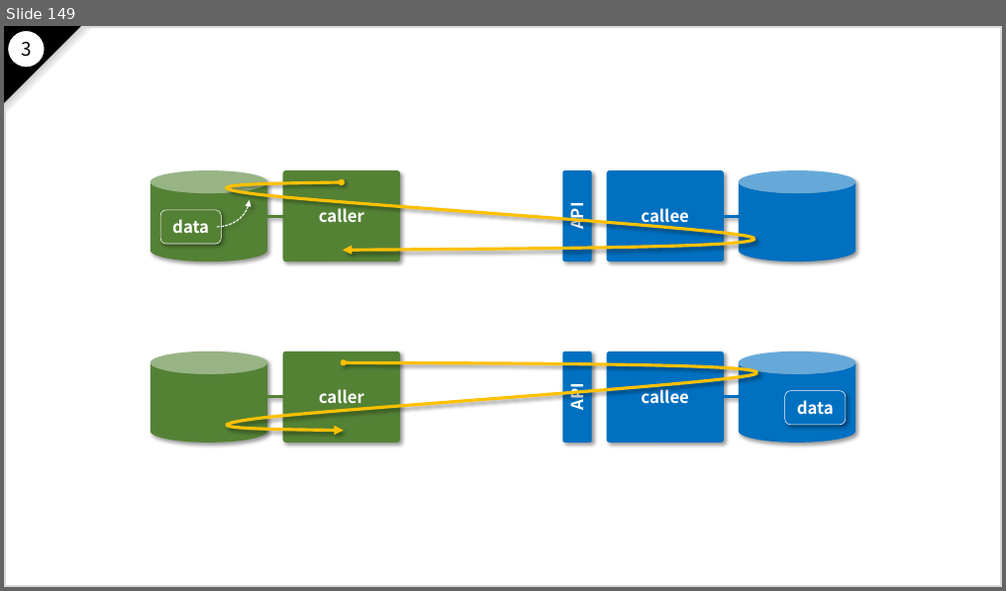
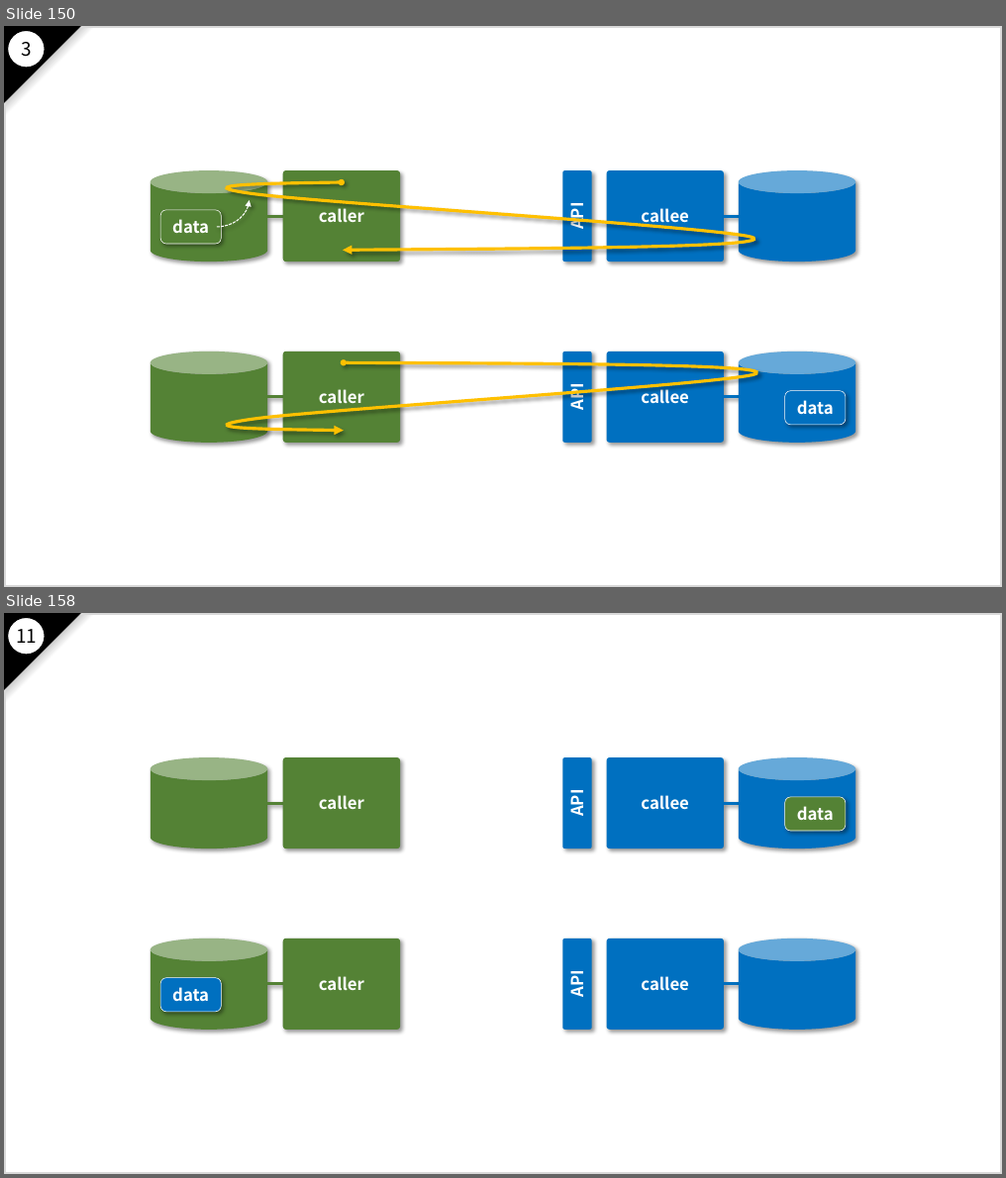
Before and after one commit to nakayama-kazuki/2021, a slide deck: pptx/power-punch-v2.pptx. Shown one above the other, each under a label of ours: slide 149 before the commit, slides 150 and 158 after it; the slides between them are not shown. The pictures are 1006x591 and 1006x1178 pixels, drawn with LibreOffice and Linux fonts; fonts in the diff are those of the drawing. Boxes give left, top, right and bottom in pixels: in the first picture for what was removed or moved away, otherwise in the second. Text is boxed around its words. In the diff, an @@ line names an element or a change of style, - is before the commit and + after.

```diff
--- a/pptx/power-punch-v2.pptx
+++ b/pptx/power-punch-v2.pptx
@@ slide 158 added at (4,613,1002,1174), background #FFFFFF; not listed: 18 template elements that a slide beside it also shows @@
@@ text added at (16,629,37,643), 18 pt, text #000000 @@
+11
@@ rounded rectangle added at (785,797,846,831), fill #548235, outline #FFFFFF 0.5 pt, 16 pt, text #FFFFFF, bold @@
+data
@@ rounded rectangle added at (160,978,221,1012), fill #0070C0, outline #FFFFFF 0.5 pt, 16 pt, text #FFFFFF, bold @@
+data
@@ what was slide 149 is now slide 150 @@
```
Also in this commit, not shown: 10 slides changed, 1 other slide added.
